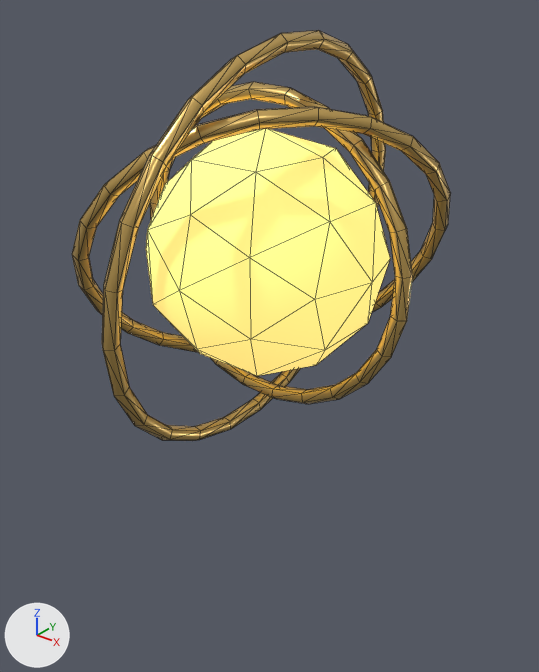
One commit to the glTF model jogos/calculus-royale/assets/models/generated/euler.glb: the scene before it, then after it.
The view is the same before and after, from a 50 mm lens placed at (1.376, -1.703, 1.893), pointed at (0.032, -0.023, 0.851). The lights are fixed; the arrows at lower left show +X, +Y and +Z. The first picture is the older version. Mesh edges are drawn as thin lines. Where no turn or scale is listed for an object, it has been applied to the vertices. Vertices at exactly the same position are counted once.
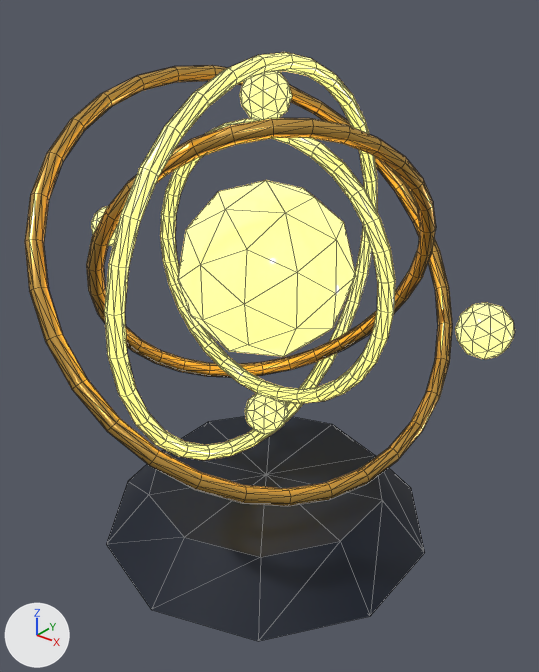
ob_body is not drawn itself; it is the parent of ob_mesh_2, ob_mesh_3.

Where the newer file only moved an object's origin or applied its transform, the numbers keep the older frame.

The change, as a diff of the scene's bpy script:
```diff
--- a/jogos/calculus-royale/assets/models/generated/euler.glb.py
+++ b/jogos/calculus-royale/assets/models/generated/euler.glb.py
@@ mat_material_0 @@
 mat_material_0.base_color = (1.0, 0.753, 0.205)  # yellow #ffe17d
-mat_material_0.roughness = 1.0
+mat_material_0.roughness = 0.12
 mat_material_0.emission_color = (1.0, 0.753, 0.205)  # yellow #ffe17d
-mat_material_0.emission_strength = 0.8
+mat_material_0.emission_strength = 1.35
+mat_material_0.metallic = 0.2
+mat_material_0.alpha = 0.88
+mat_material_0.transmission_weight = 0.18
@@ mat_material_1 @@
 mat_material_1 = principled_material('Material_1')
-mat_material_1.base_color = (0.701, 0.462, 0.138)  # orange #dab568
-mat_material_1.metallic = 0.65
-mat_material_1.roughness = 0.3
+mat_material_1.base_color = (1.0, 0.753, 0.205)  # yellow #ffe17d
+mat_material_1.metallic = 0.25
+mat_material_1.roughness = 0.22
+mat_material_1.emission_strength = 1.05
+mat_material_1.emission_color = (1.0, 0.753, 0.205)  # yellow #ffe17d
@@ me_mesh_0 @@
-me_mesh_0.from_pydata(...)  # 42 vertices, 80 faces; spans x -0.38..0.38, y -0.38..0.38, z -0.38..0.38
+me_mesh_0.from_pydata(...)  # 42 vertices, 80 faces; spans x -0.279..0.279, y -0.265..0.265, z -0.331..0.229
+# me_mesh_0 part 1: the whole mesh is turned 25.8 degrees about the z axis through its middle and scaled by 0.737, then moved by (0.0, 0.0, -0.051)
 me_mesh_0.materials.append(mat_material_0)
@@ me_mesh_1 @@
-me_mesh_1.from_pydata(...)  # 150 vertices, 240 faces; spans x -0.503..0.503, y -0.028..0.028, z -0.503..0.503
+me_mesh_1.from_pydata(...)  # 297 vertices, 512 faces; spans x -0.455..0.455, y -0.029..0.029, z -0.455..0.455
+# me_mesh_1 part 2: 150 vertices removed from x -0.503..0.503, y -0.028..0.028, z -0.503..0.503; 297 vertices added at x -0.455..0.455, y -0.029..0.029, z -0.455..0.455
 me_mesh_1.materials.append(mat_material_1)
@@ me_mesh_2 @@
 # used by ob_mesh_2; parent = ob_body; location = (0.0, 0.0, 1.1); rotation_euler = (0.836, -0.738, 0.24), in degrees (48, -42, 14)
-me_mesh_2.from_pydata(...)  # 150 vertices, 240 faces; spans x -0.58..0.58, y -0.024..0.024, z -0.58..0.58
-me_mesh_2.materials.append(mat_material_1)  # orange #dab568
+me_mesh_2.from_pydata(...)  # 297 vertices, 512 faces; spans x -0.545..0.545, y -0.025..0.025, z -0.545..0.545
+# me_mesh_2 part 3: 150 vertices removed from x -0.58..0.58, y -0.024..0.024, z -0.58..0.58; 297 vertices added at x -0.545..0.545, y -0.025..0.025, z -0.545..0.545
+me_mesh_2.materials.append(mat_material_2)  # orange #d9a94f
@@ me_mesh_3 @@
 # used by ob_mesh_3; parent = ob_body; location = (0.0, 0.0, 1.1); rotation_euler = (-0.435, -1.985, 1.978), in degrees (-25, -114, 113)
-me_mesh_3.from_pydata(...)  # 150 vertices, 240 faces; spans x -0.655..0.655, y -0.024..0.024, z -0.655..0.655
+me_mesh_3.from_pydata(...)  # 297 vertices, 512 faces; spans x -0.635..0.635, y -0.025..0.025, z -0.635..0.635
+# me_mesh_3 part 4: 150 vertices removed from x -0.655..0.655, y -0.024..0.024, z -0.655..0.655; 297 vertices added at x -0.635..0.635, y -0.025..0.025, z -0.635..0.635
 me_mesh_3.materials.append(mat_material_1)
@@ ob_body @@
 ob_body.parent = ob_node_0
-ob_body.location = (0.0, 0.0, 0.0146)
+ob_body.location = (0.0, 0.0, 0.0138)
 ob_body.rotation_euler = (0.0, 0.0, 0.00833)  # degrees (0, 0, 0.5)
@@ ob_mesh_1 @@
 ob_mesh_1 = bpy.data.objects.new('Mesh_1', me_mesh_1)
-ob_mesh_1.location = (0.0, 0.0, 1.115)
+ob_mesh_1.location = (0.0, 0.0, 1.064)
@@ ob_mesh_2 @@
 ob_mesh_2.parent = ob_body
-ob_mesh_2.location = (0.0, 0.0, 1.1)
-ob_mesh_2.rotation_euler = (0.836, -0.738, 0.24)  # degrees (48, -42, 14)
+ob_mesh_2.location = (0.0, 0.0, 1.05)
+ob_mesh_2.rotation_euler = (0.745, -0.897, 0.252)  # degrees (43, -51, 14)
@@ ob_mesh_3 @@
 ob_mesh_3.parent = ob_body
-ob_mesh_3.location = (0.0, 0.0, 1.1)
-ob_mesh_3.rotation_euler = (-0.435, -1.985, 1.978)  # degrees (-25, -114, 113)
+ob_mesh_3.location = (0.0, 0.0, 1.05)
+ob_mesh_3.rotation_euler = (-0.0635, -2.051, 1.618)  # degrees (-3.6, -118, 93)
@@ ob_mesh_9 @@
+ob_mesh_9 = bpy.data.objects.new('Mesh_9', me_mesh_9)  # 24 vertices, 40 faces; spans x -0.553..0.553, y -0.58..0.58, z -0.09..0.09; in mat_material_3 (black #101a2b)
+ob_mesh_9.location = (0.0, 0.0, 0.194)
@@ ob_mesh_8 @@
+ob_mesh_8 = bpy.data.objects.new('Mesh_8', me_mesh_8)  # an icosphere of 80 faces spanning x -0.075..0.075, y -0.075..0.075, z -0.075..0.075; in mat_material_0 (yellow #ffe17d, glowing yellow #ffe17d)
+ob_mesh_8.location = (0.0, 0.0, 0.544)
@@ ob_mesh_7 @@
+ob_mesh_7 = bpy.data.objects.new('Mesh_7', me_mesh_8.copy())
+ob_mesh_7.location = (-0.72, -0.006, 1.064)
@@ ob_mesh_6 @@
+ob_mesh_6 = bpy.data.objects.new('Mesh_6', me_mesh_8.copy())
+ob_mesh_6.location = (0.0, 0.0, 1.584)
@@ ob_mesh_5 @@
+ob_mesh_5 = bpy.data.objects.new('Mesh_5', me_mesh_8.copy())
+ob_mesh_5.location = (0.72, 0.006, 1.064)
@@ ob_mesh_4 @@
+ob_mesh_4 = bpy.data.objects.new('Mesh_4', me_mesh_4)  # 297 vertices, 512 faces; spans x -0.495..0.495, y -0.707..0.707, z -0.562..0.562; in mat_material_2 (orange #d9a94f)
+ob_mesh_4.location = (0.0, 0.0, 1.064)
```

Changed parts and their boxes [x1, y1, x2, y2] in the pictures (539 x 672 px):
'Mesh_9', added: after [106, 416, 425, 641]
'Mesh_0', surface changed, moved, turned, rescaled: before [146, 129, 390, 376]; after [178, 180, 356, 357]
'Mesh_3', recoloured, surface changed, reshaped, moved, turned: before [102, 30, 386, 441]; after [104, 52, 378, 460]
'Mesh_2', recoloured, surface changed, reshaped, moved, turned: before [72, 107, 451, 352]; after [86, 118, 436, 377]
'Mesh_4', added: after [25, 65, 453, 506]
'Mesh_1', recoloured, surface changed, reshaped, moved (11% narrower, 11% shorter): before [150, 82, 413, 404]; after [160, 119, 395, 404]
'Mesh_5', added: after [455, 302, 514, 359]
'Mesh_6', added: after [239, 71, 292, 121]
'Mesh_8', added: after [245, 393, 288, 434]
'Mesh_7', added: after [91, 206, 118, 246]
